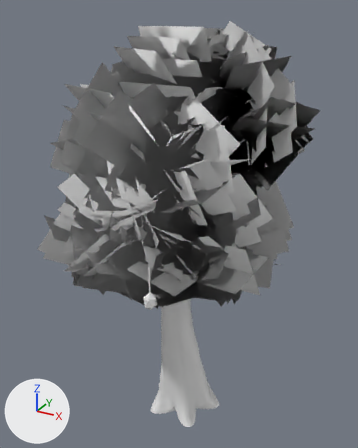
Renders of the FBX model Nevrian Glow/Assets/Art/Environment/tree_bg/Models/qt/env_tree_bg_qt_common_1.fbx from each side of a commit.
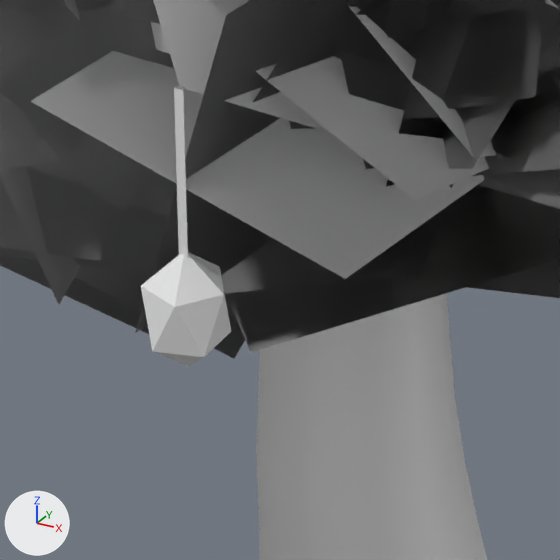
Old and new are each drawn whole from a 50 mm lens placed at (3.8, -7.02, 7.46), pointed at (-0.08, 0.04, 3.93) and again close up on the part from 34% to 58% of the width and 57% to 76% of the height. The axes (+X, +Y, +Z) are drawn at lower left. The lights are the same throughout. The last two pictures show the newer version. Where no turn or scale is listed for an object, it has been applied to the vertices.

Names of what the first close-up shows: 'env_tree_bg_qt_common_1'.
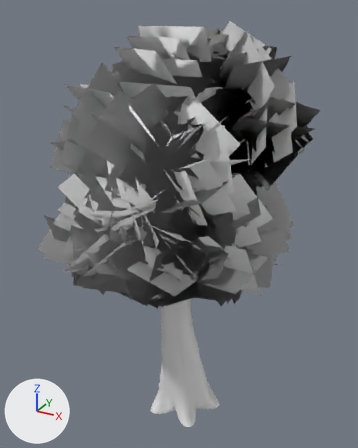
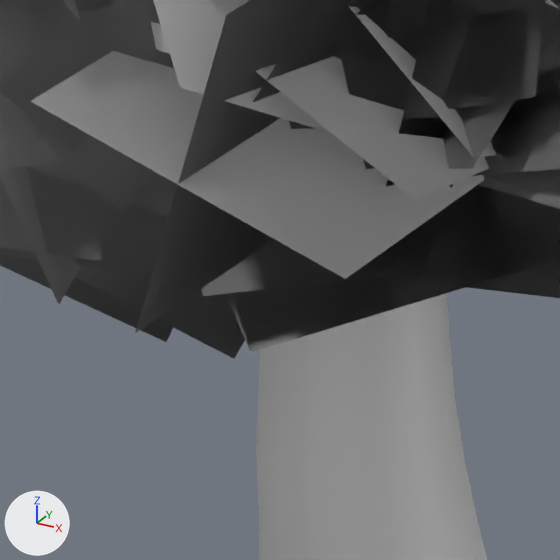
Location of each change, [x1, y1, x2, y2] in pixels of the close-ups (560 x 560 px; the box of a moved part takes in the faces that stretch with it):
part 1 of me_env_tree_bg_qt_common_1, moved or reshaped (not visible afterwards)
    before: [174, 85, 188, 258]
part 2 of me_env_tree_bg_qt_common_1, deleted
    before: [141, 252, 232, 366]

Patch to the scene script:
```diff
--- a/Nevrian Glow/Assets/Art/Environment/tree_bg/Models/qt/env_tree_bg_qt_common_1.fbx.py
+++ b/Nevrian Glow/Assets/Art/Environment/tree_bg/Models/qt/env_tree_bg_qt_common_1.fbx.py
@@ mat_husk @@
+mat_husk = principled_material('Husk')
+mat_husk.base_color = (0.8, 0.8, 0.8)  # white #e7e7e7
@@ me_env_tree_bg_qt_common_1 @@
 # used by ob_env_tree_bg_qt_common_1; location = (0.0, 0.0, 0.0)
-me_env_tree_bg_qt_common_1.from_pydata(...)  # 6258 vertices, 3432 faces; spans x -2.14..2.17, y -2.34..2.23, z 0.0..7.26
+me_env_tree_bg_qt_common_1.from_pydata(...)  # 9926 vertices, 6204 faces; spans x -2.14..2.17, y -2.34..2.23, z 0.0..7.26
+# me_env_tree_bg_qt_common_1 part 1: the loose piece of 6 vertices spanning x 0.6..0.62, y -2.05..-2.03, z 3.71..4.25 is scaled about its middle by (1.12, 1.12, 0.904), then moved by (-1.31, 2.46, 0.35)
+# me_env_tree_bg_qt_common_1 part 2: 8 loose pieces with 84 vertices, spanning x -0.82..1.33, y -2.14..1.39, z 2.69..4.57, are deleted
+# other edits to the shape of me_env_tree_bg_qt_common_1 do not show in these pictures
 me_env_tree_bg_qt_common_1.materials.append(mat_trunk)
@@ me_env_tree_bg_qt_common_1 @@
 me_env_tree_bg_qt_common_1.materials.append(mat_glow)
+me_env_tree_bg_qt_common_1.materials.append(mat_husk)  # white #e7e7e7
```
